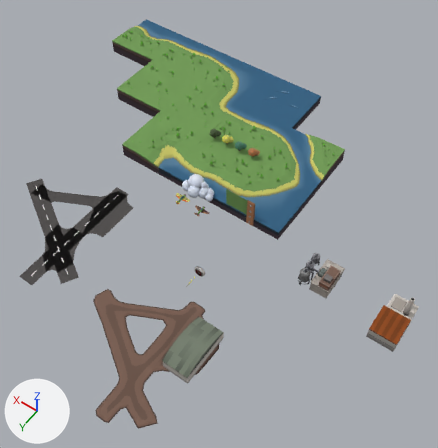
Two versions of the glTF model assets/meshes.glb, one commit apart.
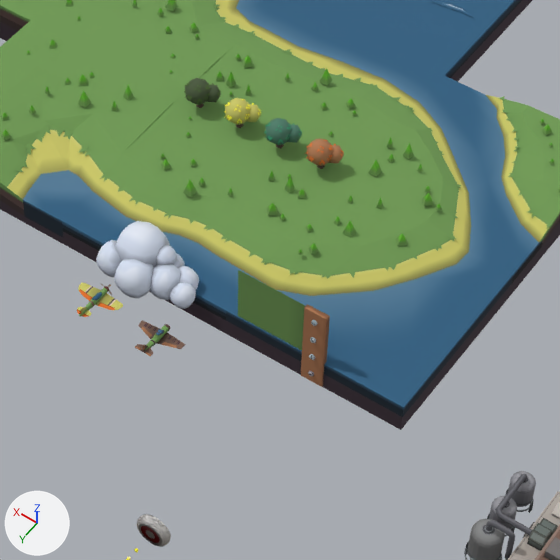
Each version is shown whole from a 50 mm lens placed at (-23.3, 38.9, 55.8), pointed at (2.7, 2.7, -1.2), then close up on the part from 35% to 75% of the width and 23% to 63% of the height. Every picture has the same lights, and +X, +Y and +Z are marked at lower left. Where no turn or scale is listed for an object, it has been applied to the vertices. Vertices at the same position are counted once.

Names of what the first close-up shows: 'cloud.001', 'fighter-plane-1', 'refinery-1', 't-gggg-1.001', 't-ggwg-1', 't-ggwg-1.001', 't-gwgw-1', 't-gwwg-1', 't-gwwg-1.001', 't-gwww-2', 't-wwww-1', 'ui-border'.
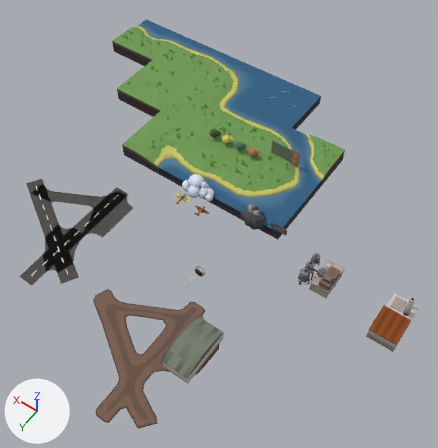
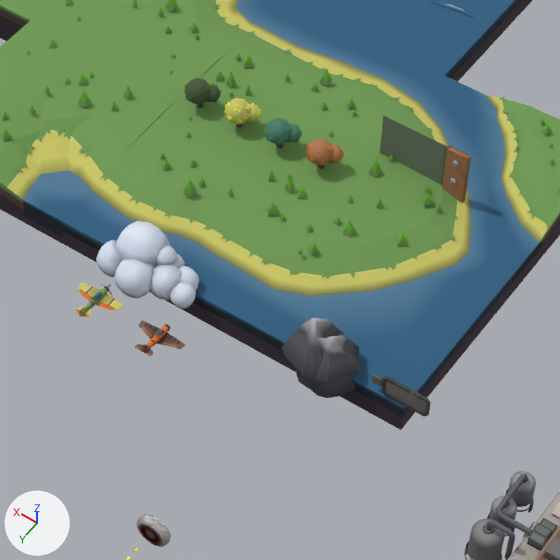
What changed in the scene script:
```text
Change me_ui_border:
    used by ob_ui_border; location = (0.0, 0.0, 0.0)
    remove me_ui_border.from_pydata(...)  # 416 vertices, 806 faces; spans x -0.5..3.5, y -0.15..0.15, z -1.95..2.05
    add me_ui_border.from_pydata(...)  # 588 vertices, 1148 faces; spans x -0.5..3.5, y -0.15..0.15, z -1.95..2.05
    me_ui_border part 1: 170 vertices added at x -0.29..0.31, y 0.05, z -1.66..1.76
    me_ui_border part 2: 2 vertices added at x 0.69, y -0.05, z -1.95..2.05
Add me_cube_002:
    me_cube_002.from_pydata(...)  # 64 vertices, 124 faces; spans x -1.99..0.37, y -1.15..1.12, z -1.03..0.33
    me_cube_002.materials.append(mat_material)  # picture img_palette
Add me_cube_001:
    me_cube_001.from_pydata(...)  # 123 vertices, 221 faces; spans x -1.99..1.0, y -1.25..1.36, z -0.03..1.62
    me_cube_001.materials.append(mat_material)  # picture img_palette
Add me_ui_score_counter:
    me_ui_score_counter.from_pydata(...)  # 372 vertices, 712 faces; spans x -1.0..1.44, y -0.14..0.03, z -0.5..0.53
    me_ui_score_counter.materials.append(mat_material)  # picture img_palette
Change ob_ui_border:
    ob_ui_border.location: (0.0, 0.0, 0.0) -> (0.0, -10.0, 0.0)
Add ob_cube_001:
    ob_cube_001 = bpy.data.objects.new('Cube.001', me_cube_002)
    ob_cube_001.location = (0.0, 0.0, 0.0)
Add ob_cube:
    ob_cube = bpy.data.objects.new('Cube', me_cube_001)
    ob_cube.location = (0.0, 0.0, 0.0)
Add ob_ui_score_counter:
    ob_ui_score_counter = bpy.data.objects.new('ui-score-counter', me_ui_score_counter)
    ob_ui_score_counter.location = (-4.0, 0.0, 0.0)
```

Where the change shows, as pixel boxes [x1, y1, x2, y2] in the close-ups (560 x 560 px):
'ui-border', reshaped, moved: before [238, 270, 330, 387]; after [380, 116, 471, 203]
'Cube', added: after [281, 318, 360, 383]
'ui-score-counter', added: after [372, 374, 431, 416]
'Cube.001', added (black): after [296, 371, 357, 398]
part 1 of me_ui_border, added (brown): after [444, 149, 464, 201]
part 2 of me_ui_border, added (green): after [380, 116, 447, 185]
